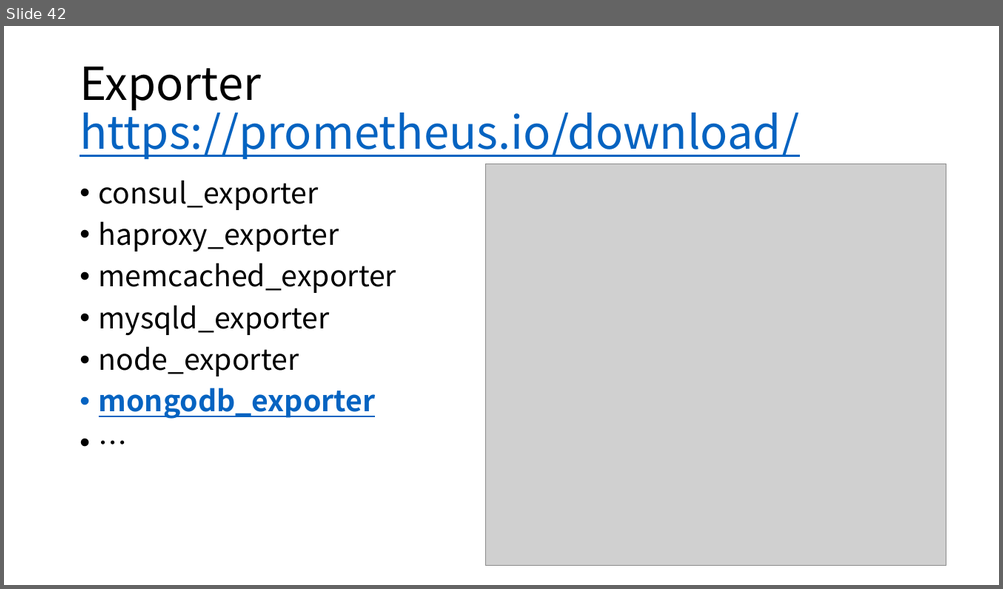
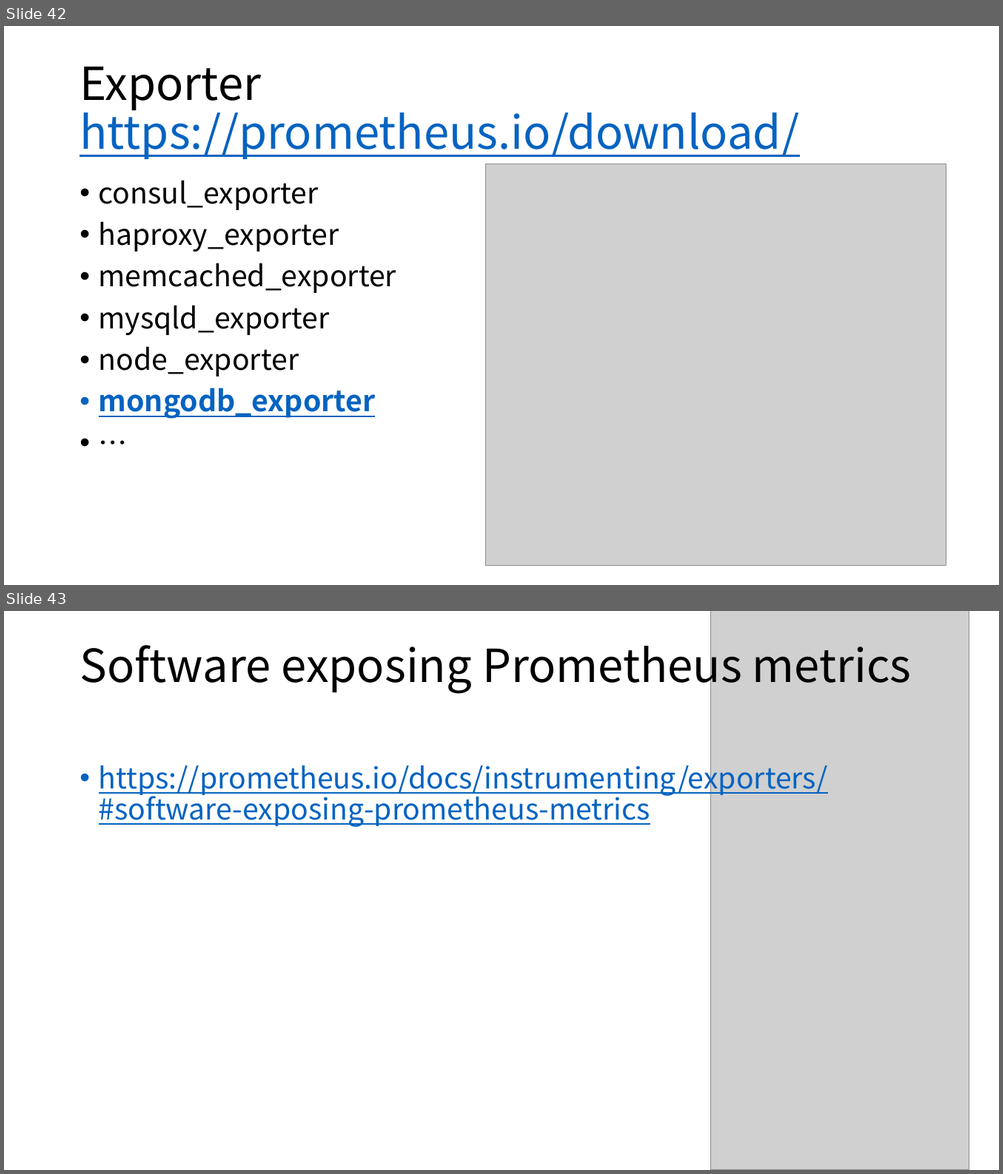
Before and after one commit to kingreatwill/open, a slide deck: files/Prometheus.pptx. Shown one above the other, each under a label of ours: slide 42 before the commit, slides 42 and 43 after it. The pictures are 1003x589 and 1003x1174 pixels, drawn with LibreOffice and Linux fonts; fonts in the diff are those of the drawing; grey boxes stand for pictures. Boxes give left, top, right and bottom in pixels: in the first picture for what was removed or moved away, otherwise in the second. Text is boxed around its words. In the diff, an @@ line names an element or a change of style, - is before the commit and + after.

Commit message:
up.

```diff
--- a/files/Prometheus.pptx
+++ b/files/Prometheus.pptx
@@ slide 43 added at (4, 611, 999, 1170), background #FFFFFF @@
@@ picture added at (711, 611, 969, 1170) @@
@@ title added at (79, 635, 911, 694), 44 pt, text #000000 @@
+Software exposing Prometheus metrics
@@ text added at (99, 759, 828, 827), 28 pt, text #0563C1, underline @@
+• https://prometheus.io/docs/instrumenting/exporters/#software-exposing-prometheus-metrics
```
